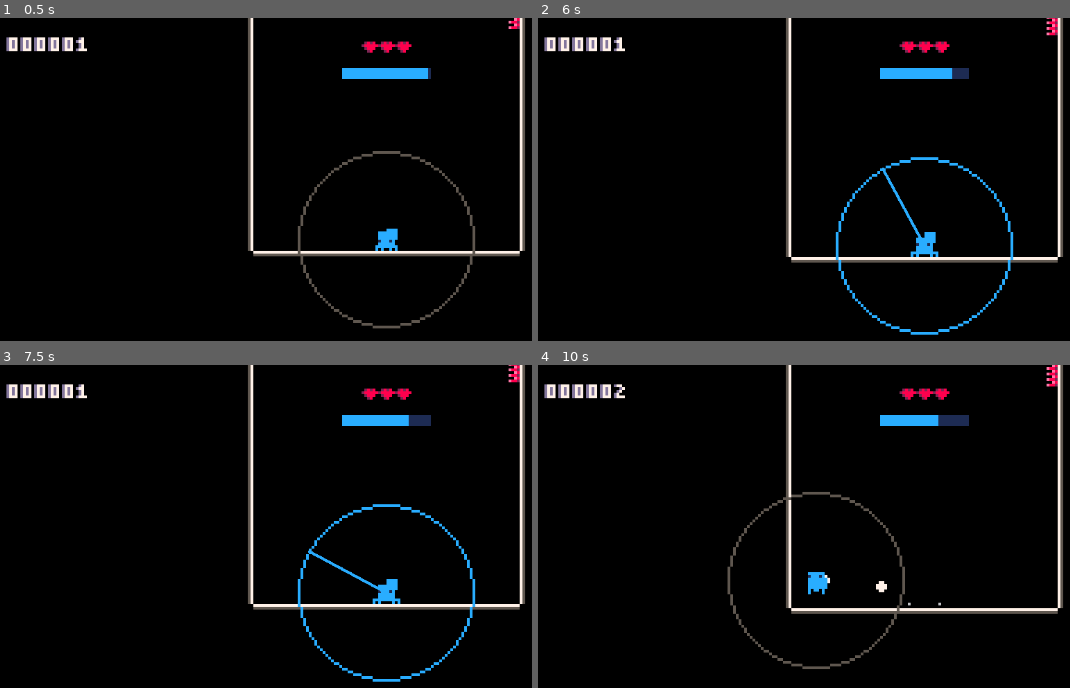
Above: before the commit, frames 1-4 (two rows, left to right).
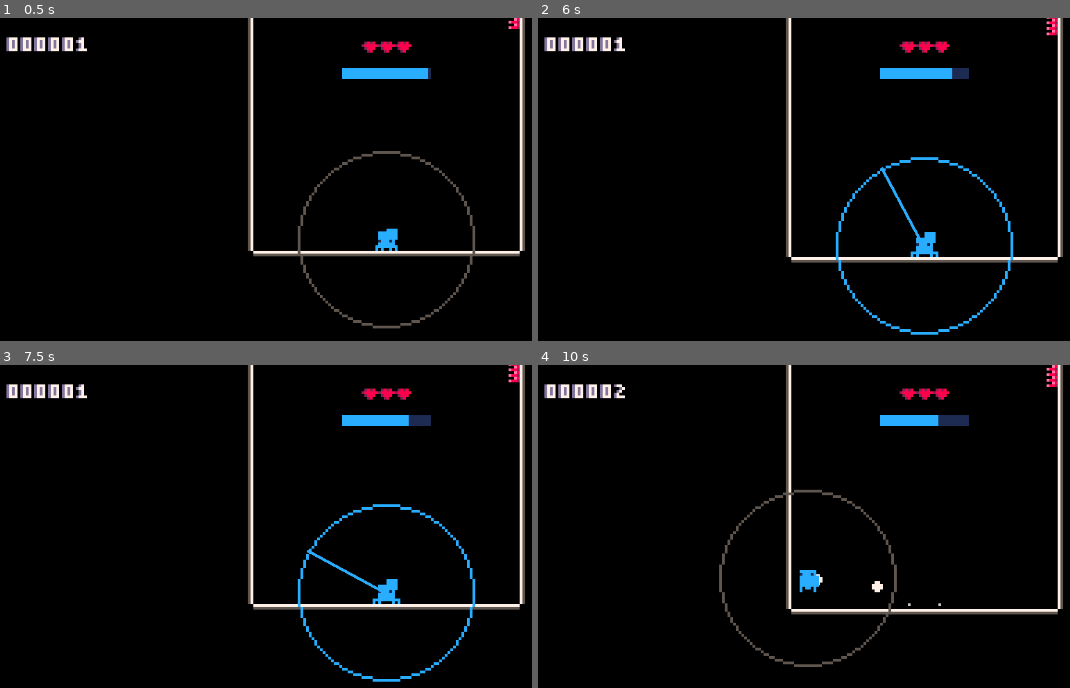
Above: after the commit, the same moments.

Repository: Flamenccio/spider-jump
Game: Godot game, scene res://game.tscn
The game is run twice, just before and just after one commit, with the same random seed, the same clock (stepped at 60 frames per second) and the same inputs. The engine's default icon, where the game draws it, is replaced by a stand-in: a white triangle on a blue panel in a dark square.
Inputs (mouse positions are in pixels of both pictures, inside the frame that each line leads up to):
- Up to frame 1 (0.5 s): no input
- Up to frame 2 (6 s): tap Enter at 0.5 s; move the mouse to (outside the picture) at 0.52 s; press the mouse at (outside the picture) at 0.53 s; hold D (move_right) 0.53-1.25 s; release the mouse at (outside the picture) at 1.25 s; drag from (766, 263) to (926, 30) at 1.27 s; move the mouse to (1006, 143) at 2.02 s; hold D (move_right) 2.03-2.75 s; tap Delete at 2.1 s; drag from (883, 331) to (942, 244) at 2.77 s; move the mouse to (outside the picture) at 3.52 s; hold A (move_left) 3.53-4.25 s; tap V at 3.6 s; drag from (686, 176) to (926, 247) at 4.27 s; move the mouse to (963, 244) at 5.02 s; hold S (move_down) 5.03-5.75 s; tap Backspace at 5.1 s; click (963, 244) at 5.17 s; tap Space at 5.75 s; drag from (804, 131) to (926, 34) at 5.77 s
- Up to frame 3 (7.5 s): move the mouse to (outside the picture) at 6.52 s; hold W (move_up) 6.53-7.25 s; tap C at 6.6 s; tap Enter at 7.25 s; drag from (228, 610) to (388, 381) at 7.27 s
- Up to frame 4 (10 s): move the mouse to (1006, 490) at 8.02 s; press the mouse at (1006, 490) at 8.03 s; hold S (move_down) 8.03-8.75 s; release the mouse at (1006, 490) at 8.75 s; tap Space at 8.75 s; drag from (883, 678) to (686, 523) at 8.77 s; move the mouse to (outside the picture) at 9.52 s; hold W (move_up) from 9.53 s (still down); tap Delete at 9.6 s; click (outside the picture) at 9.67 s

Frame 1 is identical in both runs. In frame 2, 0.1% of the frame differs, in the area x 64-73%, y 46-69%; in frame 3, less than 0.1%; in frame 4, 2.5%, in the area x 34-99%, y 0-95%.

Commit message:
make jump stronger

Diff:
--- a/scenes/player.tscn
+++ b/scenes/player.tscn
@@ -495,7 +495,7 @@
 script = ExtResource("10_qfm1y")
 _player = NodePath("../..")
 _animator = NodePath("../../Sprite")
-_jump_force = 160.0
+_jump_force = 170.0
 
 [node name="Crawl" type="Node" parent="StateMachine" node_paths=PackedStringArray("_player")]
 script = ExtResource("11_fulsm")
--- a/states/idle.gd
+++ b/states/idle.gd
@@ -4,7 +4,7 @@
 @export var _gravity_scale: float = 1.0
 @export var _player: CharacterBody2D
 
-var _floor_suction_force: float = 50.0
+var _floor_suction_force: float = 5.0
 var _down_vector: Vector2
 signal player_entered_idle()
 
